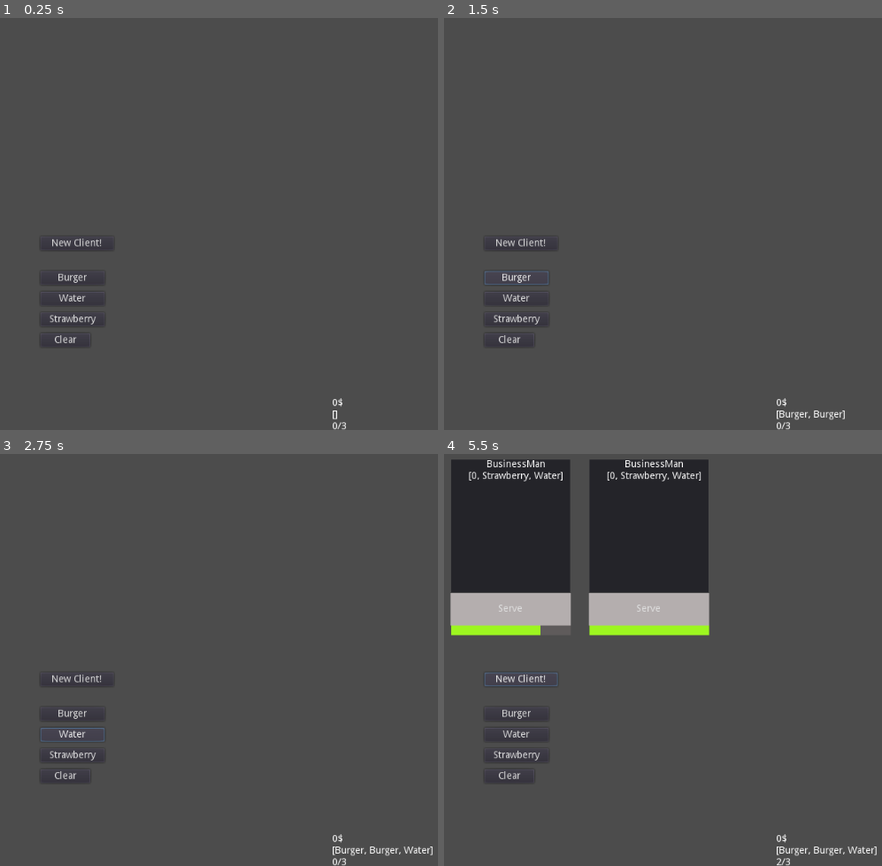
Above: before the commit, frames 1-4 (two rows, left to right).
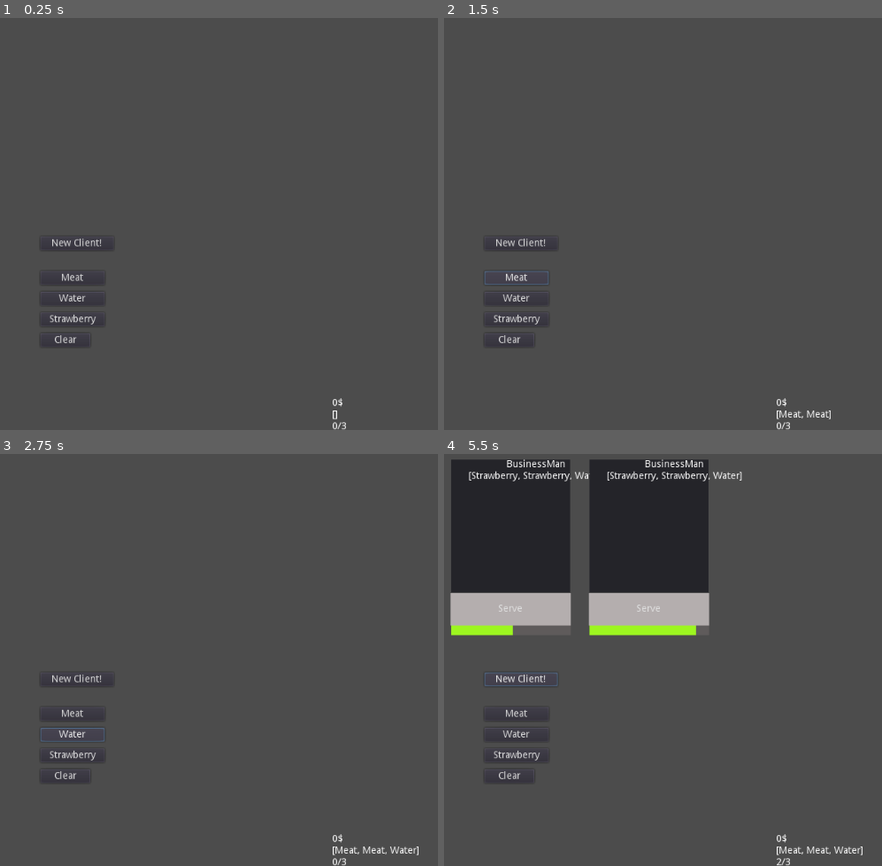
Above: after the commit, the same moments.

Repository: DragonFan777/Testing
Game: Godot game, scene res://cooking/scenes/TestKitchen.tscn
The game is run twice, just before and just after one commit, with the same random seed, the same clock (stepped at 60 frames per second) and the same inputs.
Inputs (mouse positions are in pixels of both pictures, inside the frame that each line leads up to):
- Up to frame 1 (0.25 s): no input
- Up to frame 2 (1.5 s): click (518, 277) at 0.5 s, where only the run before the commit has a clickable "Burger"; click (518, 277) at 1.25 s, where only the run after the commit has a clickable "Meat"
- Up to frame 3 (2.75 s): click "Water" at 2 s
- Up to frame 4 (5.5 s): click "Strawberry" at 2.75 s; click "New Client!" at 3.5 s; click "Serve" at 4.25 s; click "New Client!" at 5 s

The runs differ from the first frame. In frame 1, less than 0.1% of the frame differs, in the area x 13-20%, y 61-65%; in frame 2, 0.2%; in frame 3, 0.3%; in frame 4, 1.6%, in the area x 6-99%, y 1-98%.

Commit message:
Add files via upload

Diff:
--- a/001_test/cooking/Resources/client000.tres
+++ b/001_test/cooking/Resources/client000.tres
@@ -1,10 +1,11 @@
-[gd_resource type="Resource" load_steps=2 format=2]
+[gd_resource type="Resource" load_steps=3 format=2]
 
 [ext_resource path="res://cooking/script/client_test.gd" type="Script" id=1]
+[ext_resource path="res://cooking/Resources/testOrder.tres" type="Resource" id=2]
 
 [resource]
 script = ExtResource( 1 )
 cname = "BusinessMan"
-order = [ 0, "Strawberry", "Water" ]
+order = ExtResource( 2 )
 points = 10
 patience = 4
--- /dev/null
+++ b/001_test/cooking/Resources/testOrder.tres
@@ -0,0 +1,7 @@
+[gd_resource type="Resource" load_steps=2 format=2]
+
+[ext_resource path="res://cooking/script/order.gd" type="Script" id=1]
+
+[resource]
+script = ExtResource( 1 )
+order = [ "Strawberry", "Strawberry", "Water" ]
--- a/001_test/cooking/script/Ingrediant_script.gd
+++ b/001_test/cooking/script/Ingrediant_script.gd
@@ -1,6 +1,7 @@
 extends Control
 
 export var ingrediant = 0
+
 
 onready var button = get_node("Button")
 
--- a/001_test/cooking/script/buttonTest.gd
+++ b/001_test/cooking/script/buttonTest.gd
@@ -11,33 +11,33 @@
 onready var timer = get_node("Patience/Timer")
 
 
-
+#Here you have a resource that hosts are the data about the client.
+#If someone wants to change one aspect of a specific client class, they can just edit the file, instead of the whole scene
 export(Resource) var mind
 
 # Called when the node enters the scene tree for the first time.
 func _ready():
 
 	#set up the rest
-	info.text = String(mind.cname)  + "\n" + String(mind.order)
+	info.text = String(mind.cname)  + "\n" + String(mind.order.order)
 	pat.max_value = mind.patience
 	pat.value = mind.patience
+	timer.wait_time = mind.patience
 	timer.start()
 	pass # Replace with function body.
 
 
+func _process(delta):
+	pat.value = timer.time_left
+
 
 func _on_Timer_timeout():
-	pat.value -= 1
-	if(pat.value==0):
-
-		served(false)
-		queue_free()
-
-	pass # Replace with function body.
+	served(false)
+	queue_free()
 
 
 func test():
-	if(Global.food == mind.order):
+	if(Global.food == mind.order.order):
 		served(true)
 		queue_free()
 	pass # Replace with function body.
--- a/001_test/cooking/script/client_test.gd
+++ b/001_test/cooking/script/client_test.gd
@@ -5,9 +5,10 @@
 export var cname : String
 
 
-export var test = 2
+var test = Global.food_dic.values()
 
-export(Array, String) var order = []
+export var order : Resource
+
 
 
 
--- a/001_test/cooking/script/global.gd
+++ b/001_test/cooking/script/global.gd
@@ -2,11 +2,12 @@
 
 
 export var food_dic = {
-	1 : "Burger",
+	1 : "Meat",
 	2 : "Water",
 	3 : "Strawberry"
 }
 
+
 export var food = []
 
 var score : int = 0
--- /dev/null
+++ b/001_test/cooking/script/order.gd
@@ -0,0 +1,13 @@
+extends Resource
+
+class_name order
+#old method for making orders below \/
+#enum test {Strawberry, Water, Meat}
+
+const menu = ["Strawberry", "Water", "Meat"]
+
+#export(Array, test) var order
+#export(Array, menu) var order2
+
+#Array where you can pick menu
+export(Array, String, "Strawberry", "Water", "Meat") var order
--- a/001_test/project.godot
+++ b/001_test/project.godot
@@ -13,9 +13,15 @@
 "class": "client",
 "language": "GDScript",
 "path": "res://cooking/script/client_test.gd"
+}, {
+"base": "Resource",
+"class": "order",
+"language": "GDScript",
+"path": "res://cooking/script/order.gd"
 } ]
 _global_script_class_icons={
-"client": ""
+"client": "",
+"order": ""
 }
 
 [application]
